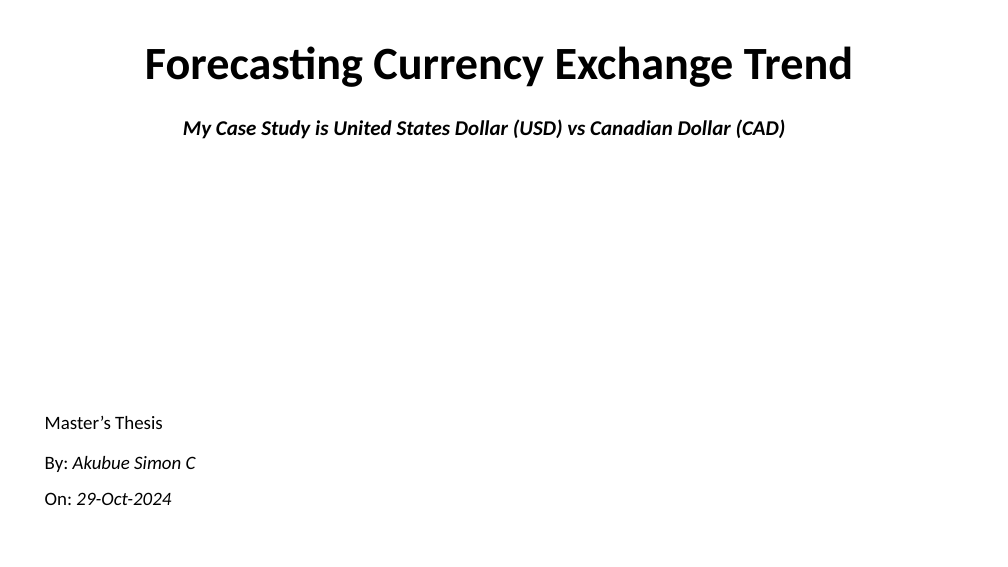
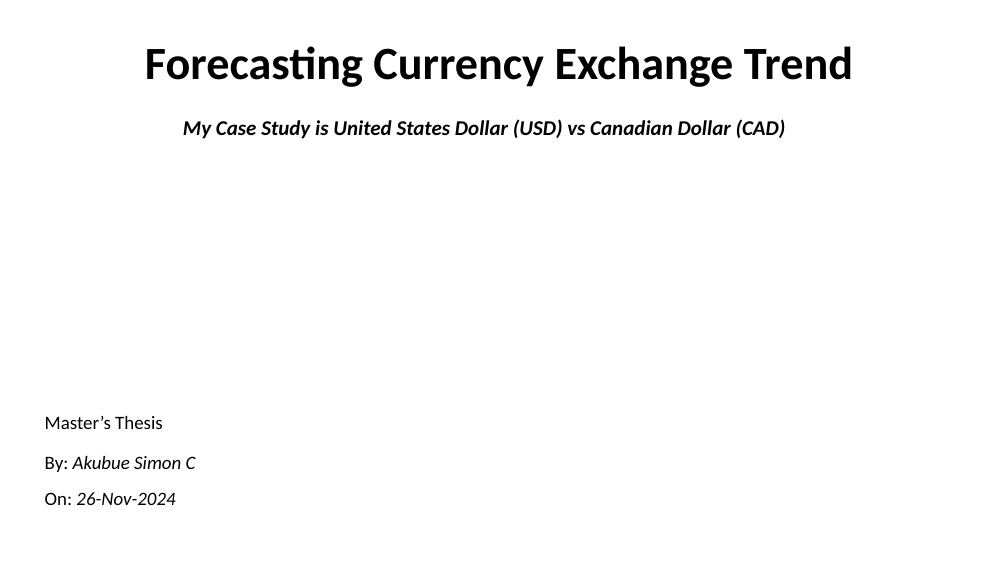
Before and after one commit to Akubue4U/PyProjects, a slide deck: slide 1 of MyBDAThesis/Akubue Simon - Thesis Presentation.pptx. Drawn at 1008x567 pixels with LibreOffice and Linux fonts; fonts in the diff are those of the drawing. Boxes give left, top, right and bottom in pixels: in the first picture for what was removed or moved away, otherwise in the second. Text is boxed around its words. In the diff, an @@ line names an element or a change of style, - is before the commit and + after.

```diff
--- a/MyBDAThesis/Akubue Simon - Thesis Presentation.pptx
+++ b/MyBDAThesis/Akubue Simon - Thesis Presentation.pptx
@@ text at bbox=[45, 492, 175, 505]: text changed @@
-On: 29-Oct-2024
+On: 26-Nov-2024
```
Also in this commit, not shown: 18 other slides changed, 2 slides added, 2 other files.
